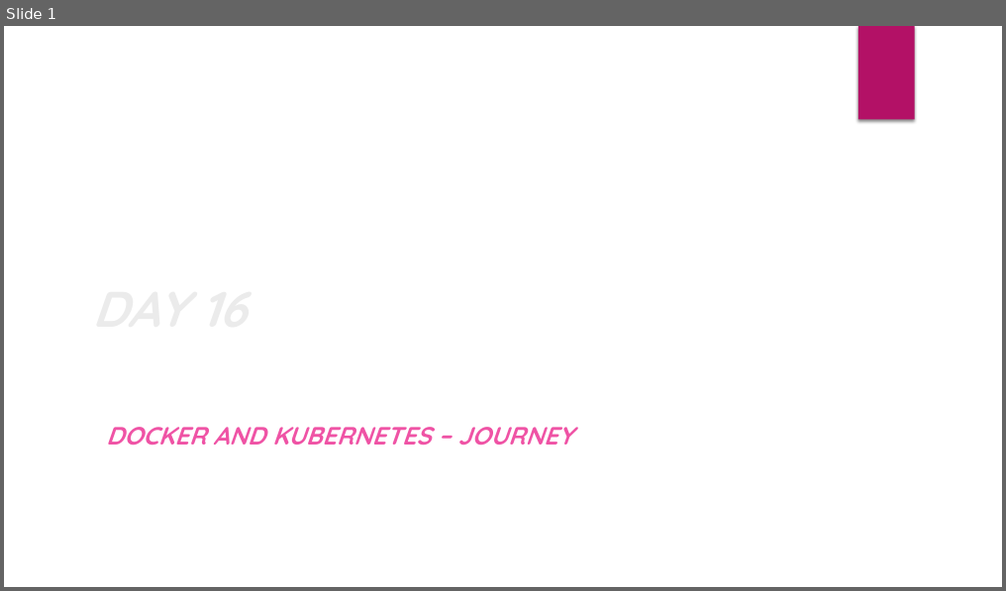
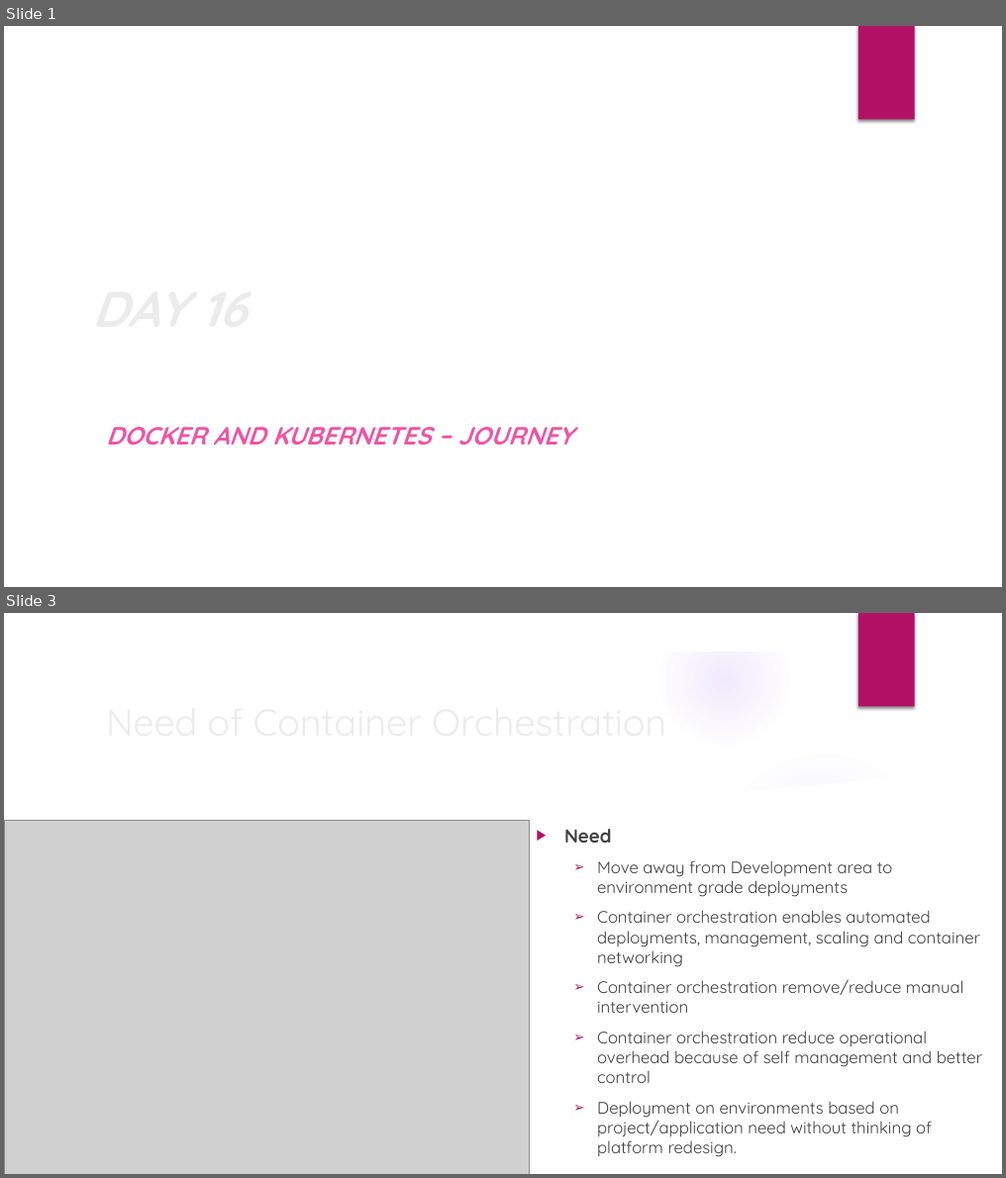
Before and after one commit to deepkumartraining/docker-k8s-April23, a slide deck: Day16/DockerAndKubernetes_Training-Day16.pptx. Shown one above the other, each under a label of ours: slide 1 before the commit, slides 1 and 3 after it; the slides between them are not shown. The pictures are 1006x591 and 1006x1178 pixels, drawn with LibreOffice and Linux fonts; fonts in the diff are those of the drawing; grey boxes stand for pictures; background and template pictures are left out. Boxes give left, top, right and bottom in pixels: in the first picture for what was removed or moved away, otherwise in the second. Text is boxed around its words. In the diff, an @@ line names an element or a change of style, - is before the commit and + after.

```diff
--- a/Day16/DockerAndKubernetes_Training-Day16.pptx
+++ b/Day16/DockerAndKubernetes_Training-Day16.pptx
@@ slide 3 added at bbox=[4, 613, 1002, 1174], background picture (left out); not listed: 1 template element that a slide beside it also shows @@
@@ group added at bbox=[4, 613, 1002, 1174]: 5 ellipses, 3 freeform shapes @@
@@ title added at bbox=[98, 692, 816, 750], 36 pt, text #EBEBEB @@
+Need of Container Orchestration
@@ picture added at bbox=[4, 820, 529, 1174] @@
@@ text added at bbox=[564, 829, 982, 1157], 16 pt, text #404040 @@
+▶ Need
+  ➢ Move away from Development area to environment grade deployments
+  ➢ Container orchestration enables automated deployments, management, scaling and container networking
+  ➢ Container orchestration remove/reduce manual intervention
+  ➢ Container orchestration reduce operational overhead because of self management and better control
+  ➢ Deployment on environments based on project/application need without thinking of platform redesign.
```
Also in this commit, not shown: 1 slide changed, 1 other slide added, 1 slide removed, 7 other files.
